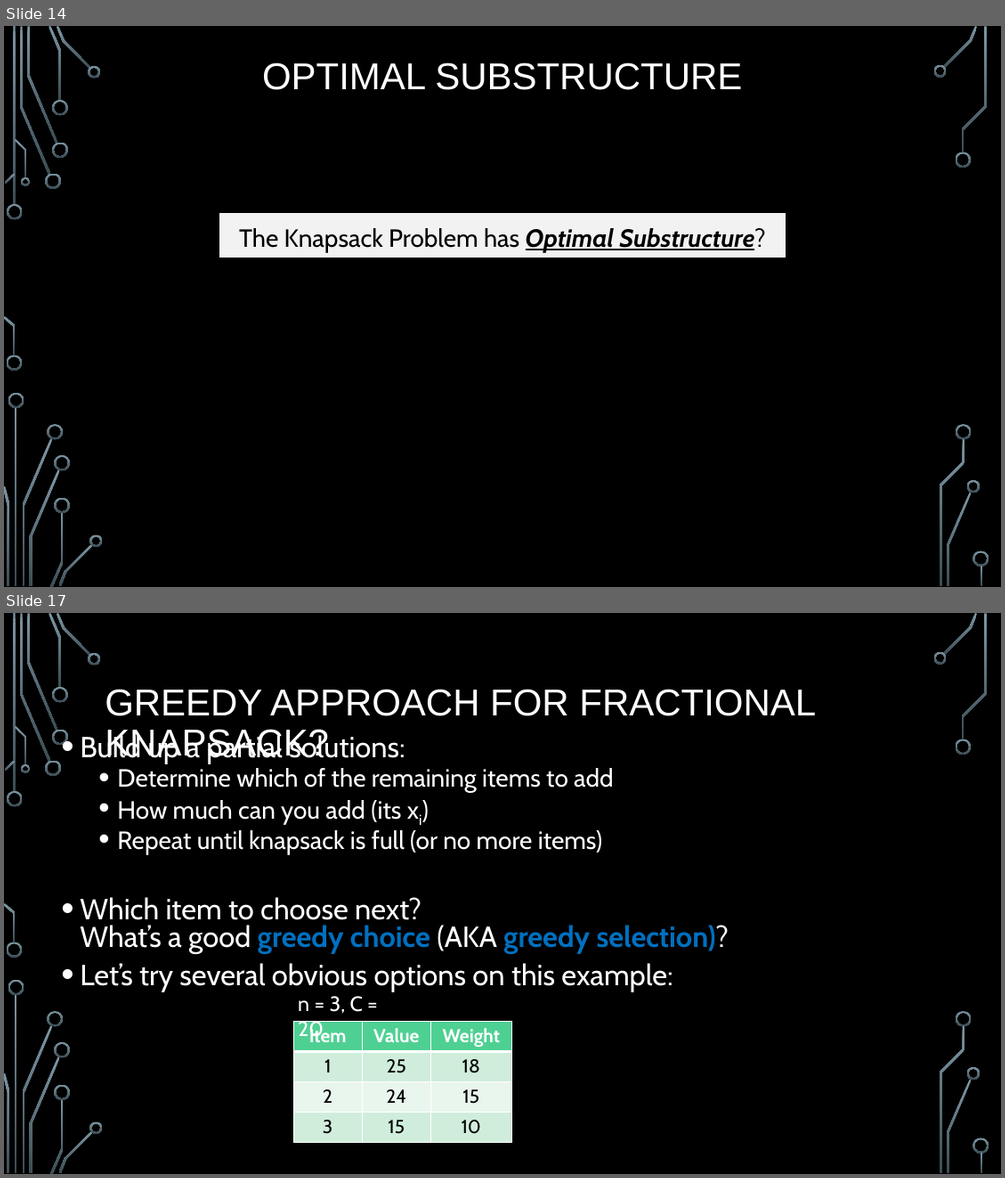
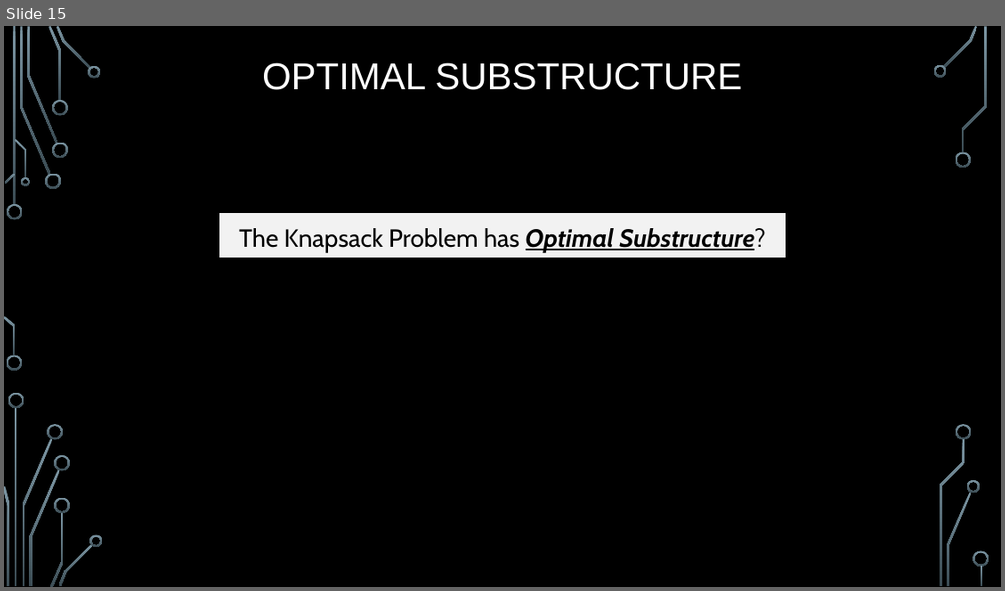
Before and after one commit to markfloryan/dsa2, a slide deck: slides/04-5-KnapsackGreedy.pptx. Shown one above the other, each under a label of ours: slides 14 and 17 before the commit, slide 15 after it; the slides between them are not shown. The pictures are 1005x1178 and 1005x591 pixels, drawn with LibreOffice and Linux fonts; fonts in the diff are those of the drawing; background and template pictures are left out. Boxes give left, top, right and bottom in pixels: in the first picture for what was removed or moved away, otherwise in the second. Text is boxed around its words. In the diff, an @@ line names an element or a change of style, - is before the commit and + after.

```diff
--- a/slides/04-5-KnapsackGreedy.pptx
+++ b/slides/04-5-KnapsackGreedy.pptx
@@ slide 17 removed at (4,613,1001,1174), background picture (left out); not listed: 36 template elements that a slide beside it also shows @@
@@ title removed at (105,689,816,763) @@
-GREEDY APPROACH FOR FRACTIONAL KNAPSACK?
@@ text removed at (80,733,729,992) @@
-• Build up a partial solutions:
-  • Determine which of the remaining items to add
-  • How much can you add (its xi)
-  • Repeat until knapsack is full (or no more items)
-• Which item to choose next?
-  What’s a good greedy choice (AKA greedy selection)?
-• Let’s try several obvious options on this example:
@@ text removed at (298,996,363,1041) @@
-n = 3, C = 20
@@ table removed at (293,1021,512,1142), 4 rows, 3 columns @@
-Item | Value | Weight
-1 | 25 | 18
-2 | 24 | 15
-3 | 15 | 10
@@ what was slide 14 is now slide 15 @@
```
Also in this commit, not shown: 4 slides changed, 12 slides added, 7 other slides removed, 4 other files.
